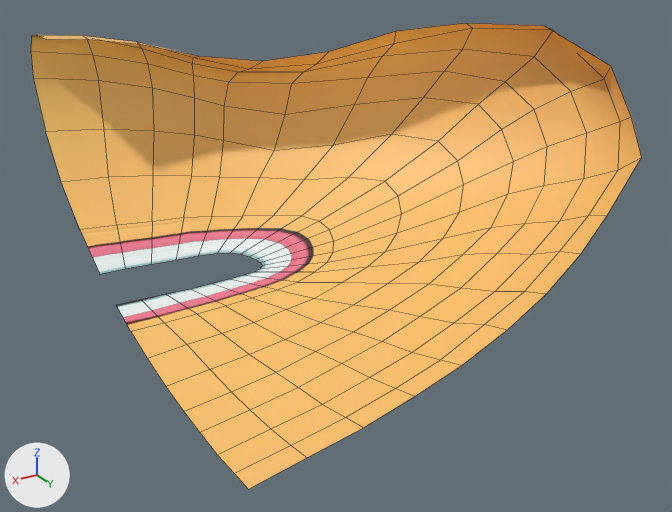
The Blender file 3DObjects/Sonic/Final/Rigged/MouthShtuff.blend: old version first, new version second.
Before and after are seen from a camera (50 mm lens) standing at (5.6, 12.09, 79.64) and looking at (-4.98, -5.55, 70.82). Every picture has the same lights, and +X, +Y and +Z are marked at lower left. Mesh edges are drawn as thin lines.

Script lines for the objects in view, before the commit:
```python
me_sonic_root = bpy.data.meshes.new('sonic_Root')
me_sonic_root.from_pydata(...)  # 189 vertices, 160 faces; spans x -6.01..4.62, y -6.5..5.63, z -2.65..4.13
me_sonic_root.materials.append(mat_mouth)  # picture img_mouth_df_png
ob_sonic_root = bpy.data.objects.new('sonic_Root', me_sonic_root)
ob_sonic_root.location = (-4.62, -5.87, 71.98)
_m = ob_sonic_root.modifiers.new('Shrinkwrap', 'SHRINKWRAP')
_m.target = ob_base
```
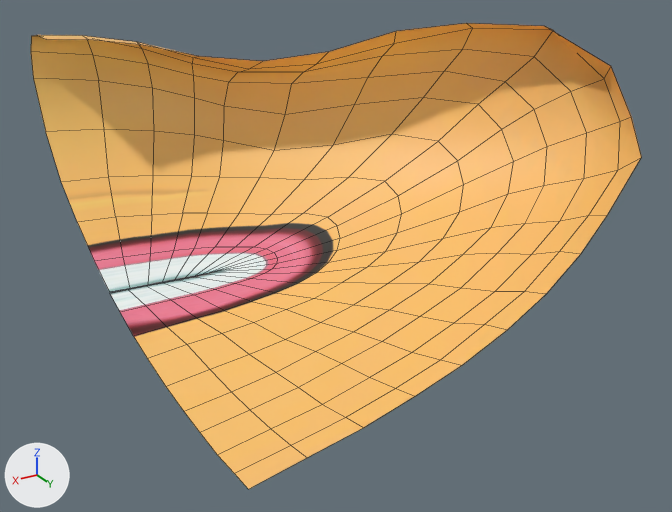
Commit message: Close mouth

Location of each change, (x1, y1, x2, y2) in pixels of the pictures (672 x 512 px):
part 1 of me_sonic_root, built on: after (94, 247, 277, 312)
part 2 of me_sonic_root, surface changed: (66, 177, 380, 345) in both

Edits to the bpy script that builds the scene:
```text
Change me_sonic_root:
    used by ob_sonic_root; location = (-4.62, -5.87, 71.98)
    remove me_sonic_root.from_pydata(...)  # 189 vertices, 160 faces; spans x -6.01..4.62, y -6.5..5.63, z -2.65..4.13
    add me_sonic_root.from_pydata(...)  # 210 vertices, 180 faces; spans x -6.01..4.62, y -6.5..5.63, z -2.65..4.13
    me_sonic_root part 1
    42 vertices move from x -0.77..4.62, y -3.67..0.22, z -2.13..-0.73 to x -0.91..4.62, y -3.81..0.27, z -2.13..-0.55
    21 vertices are added at x 2.09..4.62, y -1.69..-1.19, z -1.72..-1.58
    20 new faces join them
    me_sonic_root part 2: 40 kept faces spanning x -2.49..4.62, y -4.93..1.04, z -2.34..0.08 get new texture (UV) coordinates
```
